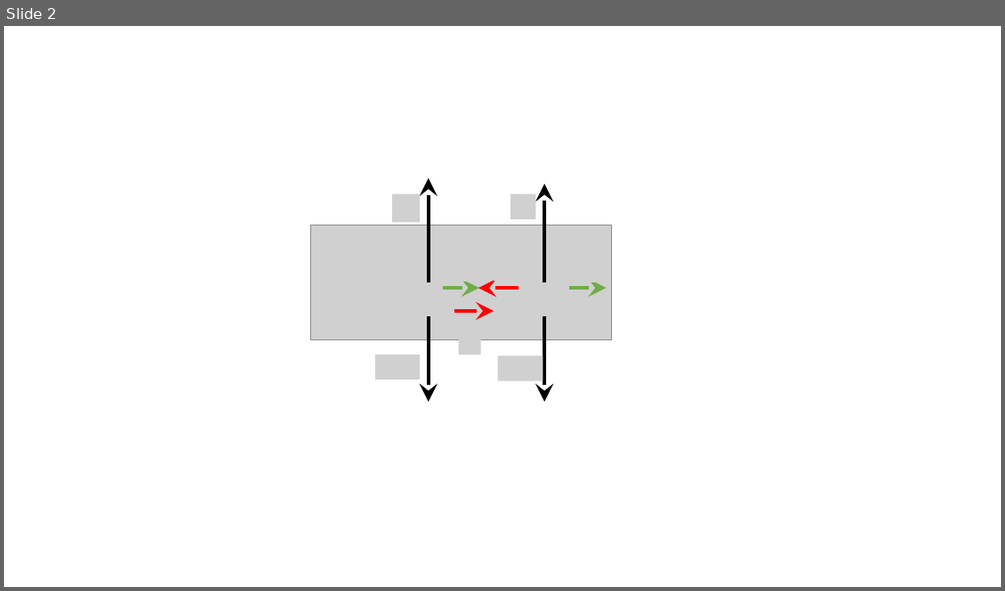
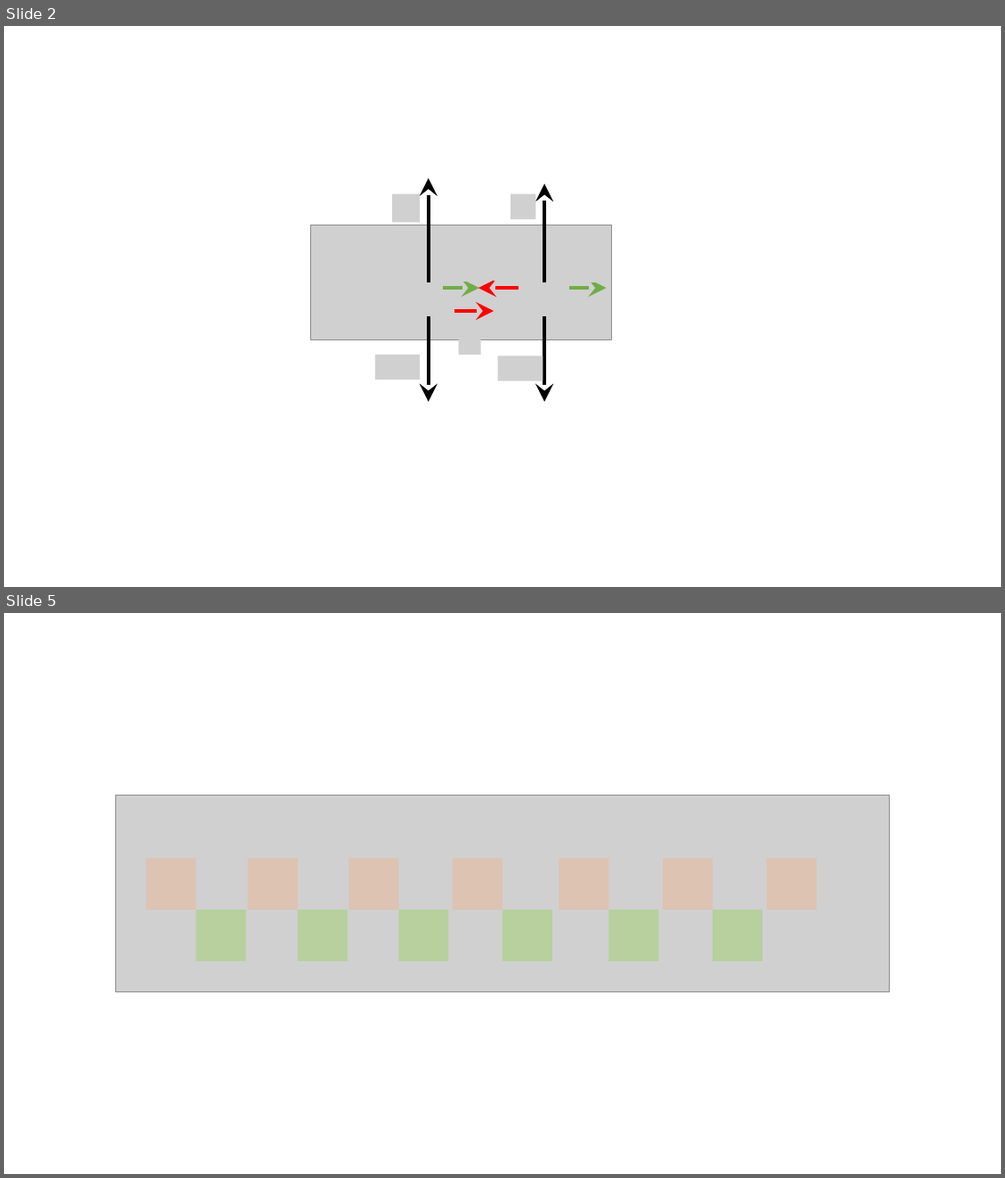
Before and after one commit to savchenko-physics/savchenko-physics.github.io, a slide deck: volunteer/Drawings.pptx. Shown one above the other, each under a label of ours: slide 2 before the commit, slides 2 and 5 after it; the slides between them are not shown. The pictures are 1005x591 and 1005x1178 pixels, drawn with LibreOffice and Linux fonts; fonts in the diff are those of the drawing; grey boxes stand for pictures. Boxes give left, top, right and bottom in pixels: in the first picture for what was removed or moved away, otherwise in the second. Text is boxed around its words. In the diff, an @@ line names an element or a change of style, - is before the commit and + after.

```diff
--- a/volunteer/Drawings.pptx
+++ b/volunteer/Drawings.pptx
@@ slide 5 added at bbox=[4, 613, 1001, 1174], background #FFFFFF @@
@@ picture added at bbox=[116, 795, 890, 991] @@
@@ rectangle added at bbox=[146, 859, 196, 910], fill #F4B183 at 39% opacity @@
@@ rectangle added at bbox=[248, 859, 298, 910], fill #F4B183 at 39% opacity @@
@@ rectangle added at bbox=[348, 859, 399, 910], fill #F4B183 at 39% opacity @@
@@ rectangle added at bbox=[453, 859, 502, 910], fill #F4B183 at 39% opacity @@
@@ rectangle added at bbox=[558, 859, 609, 910], fill #F4B183 at 39% opacity @@
@@ rectangle added at bbox=[663, 859, 713, 910], fill #F4B183 at 39% opacity @@
@@ rectangle added at bbox=[767, 859, 817, 910], fill #F4B183 at 39% opacity @@
@@ rectangle added at bbox=[196, 910, 246, 962], fill #92D050 at 39% opacity @@
@@ rectangle added at bbox=[298, 910, 348, 962], fill #92D050 at 39% opacity @@
@@ rectangle added at bbox=[399, 910, 449, 962], fill #92D050 at 39% opacity @@
@@ rectangle added at bbox=[502, 910, 553, 962], fill #92D050 at 39% opacity @@
@@ rectangle added at bbox=[609, 910, 659, 962], fill #92D050 at 39% opacity @@
@@ rectangle added at bbox=[713, 910, 763, 962], fill #92D050 at 39% opacity @@
```
Also in this commit, not shown: 3 other slides added, 17 other files.
